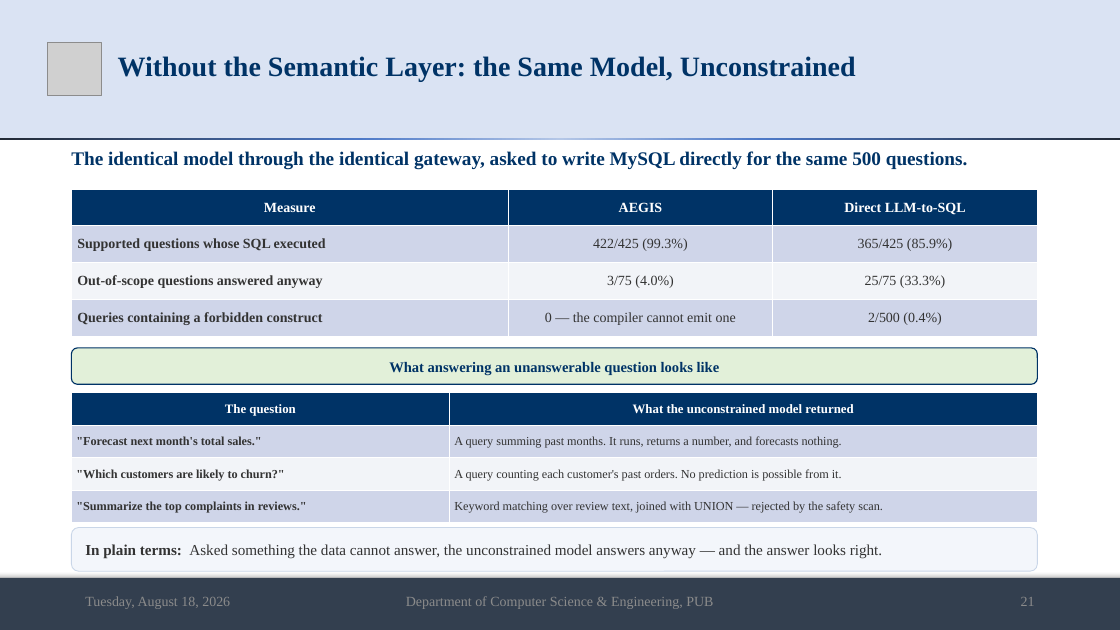
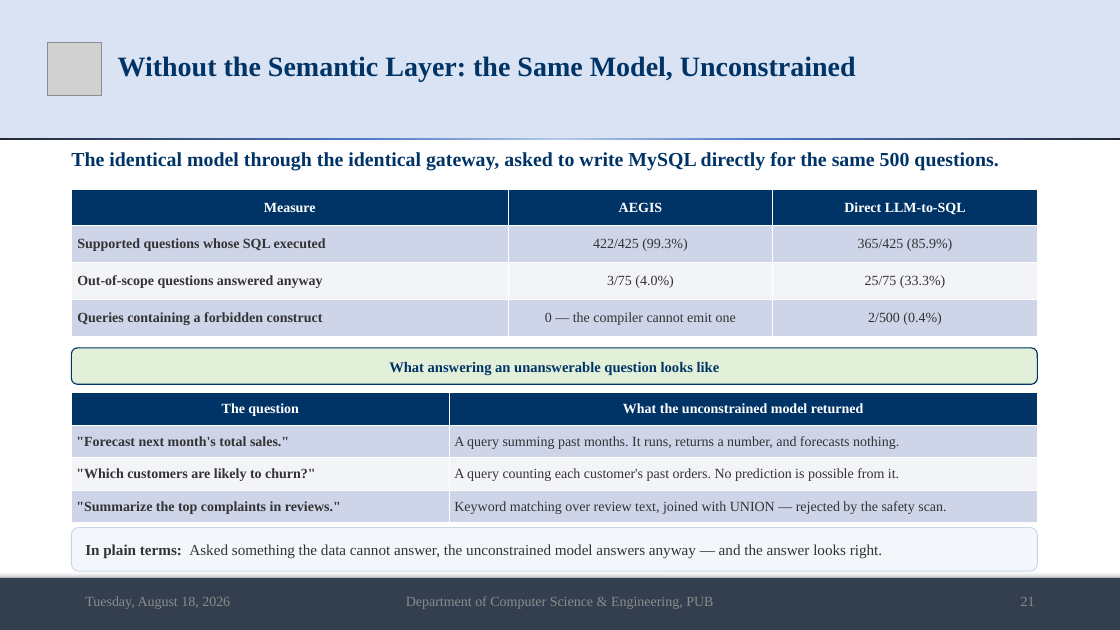
Before and after one commit to md-riaz/AEGIS-Research, a slide deck: slide 21 of docs/scripts/Md_Riaz_Final_Defense_0322310105101024.pptx. Drawn at 1120x630 pixels with LibreOffice and Linux fonts; fonts in the diff are those of the drawing; grey boxes stand for pictures. Boxes give left, top, right and bottom in pixels: in the first picture for what was removed or moved away, otherwise in the second. Text is boxed around its words. In the diff, an @@ line names an element or a change of style, - is before the commit and + after.

```diff
--- a/docs/scripts/Md_Riaz_Final_Defense_0322310105101024.pptx
+++ b/docs/scripts/Md_Riaz_Final_Defense_0322310105101024.pptx
@@ text "The identical model through the ..." at <box>71,152,998,171</box>: size 16.5 to 17 pt @@
@@ table at <box>71,392,1038,521</box> @@
@@ size 11 to 12 pt in "The question", "What the unconstrained model returned" @@
@@ size 10.5 to 12 pt in ""Forecast next month's total sales."", "A query summing past months. It runs, ...", ""Which customers are likely to churn?"", "A query counting each customer's past orders. ..." and 2 more places @@
```
Also in this commit, not shown: 18 other slides changed, 1 slide added, 7 other files.
